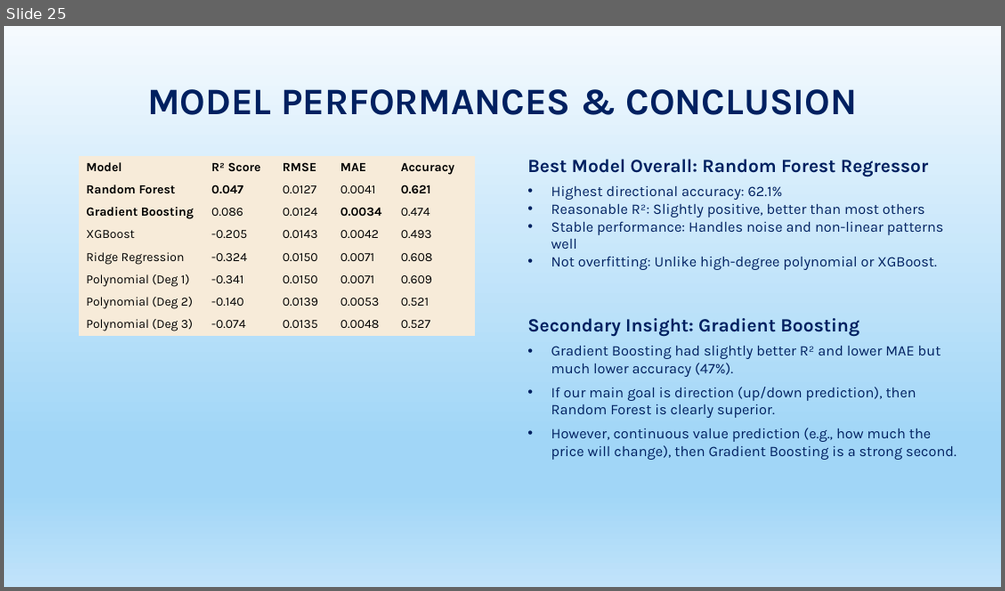
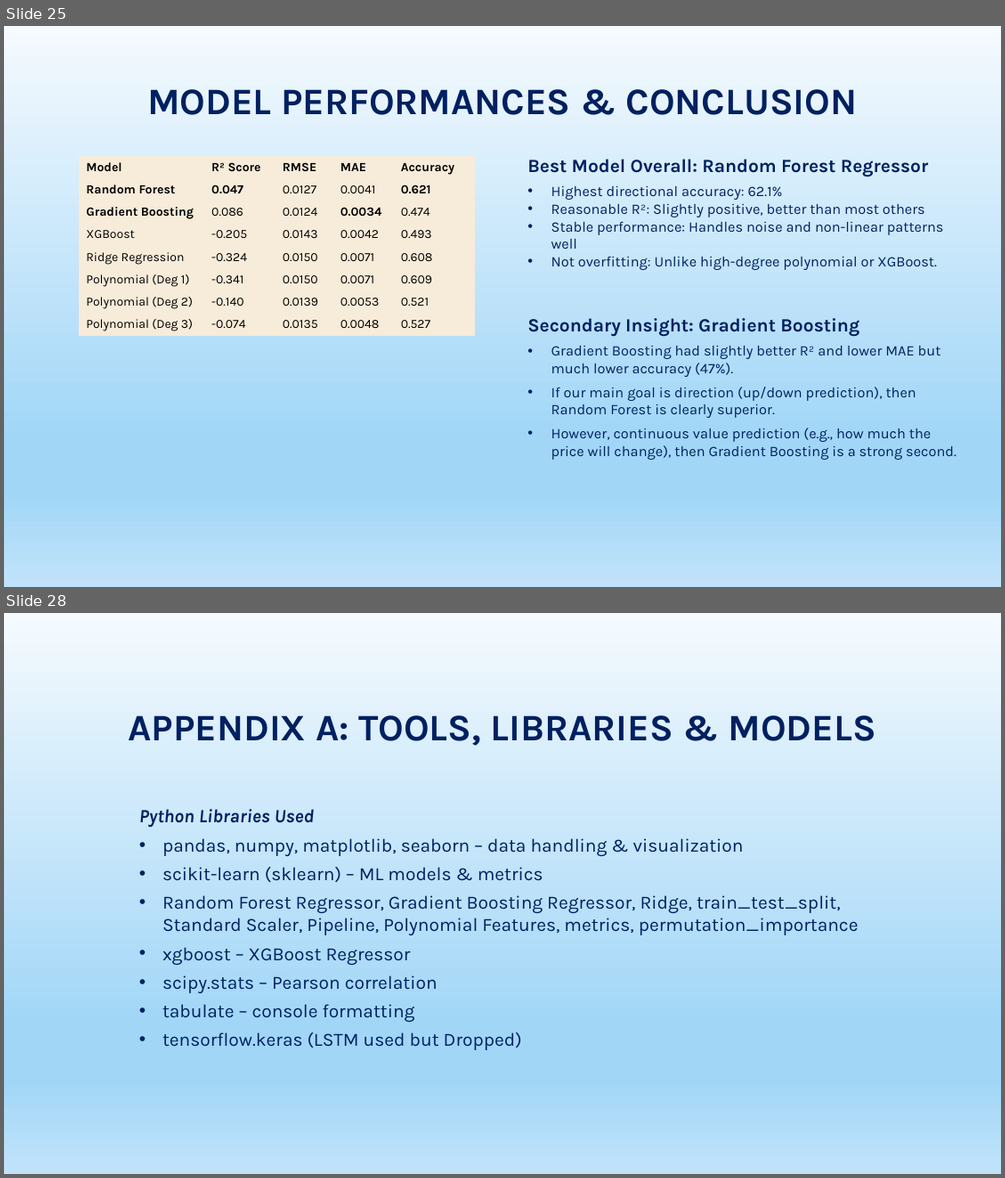
Before and after one commit to PhyoThor/CSIS-4260-Special_Topic_In_Data_Analytics-, a slide deck: Project/CSIS-4260 _Special_Topic_Apple_stocks_prediction.pptx. Shown one above the other, each under a label of ours: slide 25 before the commit, slides 25 and 28 after it; the slides between them are not shown. The pictures are 1005x591 and 1005x1178 pixels, drawn with LibreOffice and Linux fonts; fonts in the diff are those of the drawing; background and template pictures are left out. Boxes give left, top, right and bottom in pixels: in the first picture for what was removed or moved away, otherwise in the second. Text is boxed around its words. In the diff, an @@ line names an element or a change of style, - is before the commit and + after.

```diff
--- a/Project/CSIS-4260 _Special_Topic_Apple_stocks_prediction.pptx
+++ b/Project/CSIS-4260 _Special_Topic_Apple_stocks_prediction.pptx
@@ slide 28 added at <box>4,613,1001,1174</box>, background picture (left out) @@
@@ title added at <box>129,715,876,746</box>, 36 pt, text #002060, bold @@
+APPENDIX A: TOOLS, LIBRARIES & MODELS
@@ text added at <box>139,809,858,1050</box>, 18 pt, text #002060 @@
+Python Libraries Used
+• pandas, numpy, matplotlib, seaborn – data handling & visualization
+• scikit-learn (sklearn) – ML models & metrics
+• Random Forest Regressor, Gradient Boosting Regressor, Ridge, train_test_split, Standard Scaler, Pipeline, Polynomial Features, metrics, permutation_importance
+• xgboost – XGBoost Regressor
+• scipy.stats – Pearson correlation
+• tabulate – console formatting
+• tensorflow.keras (LSTM used but Dropped)
```
Also in this commit, not shown: 1 slide changed, 4 other slides added, 1 other file.
